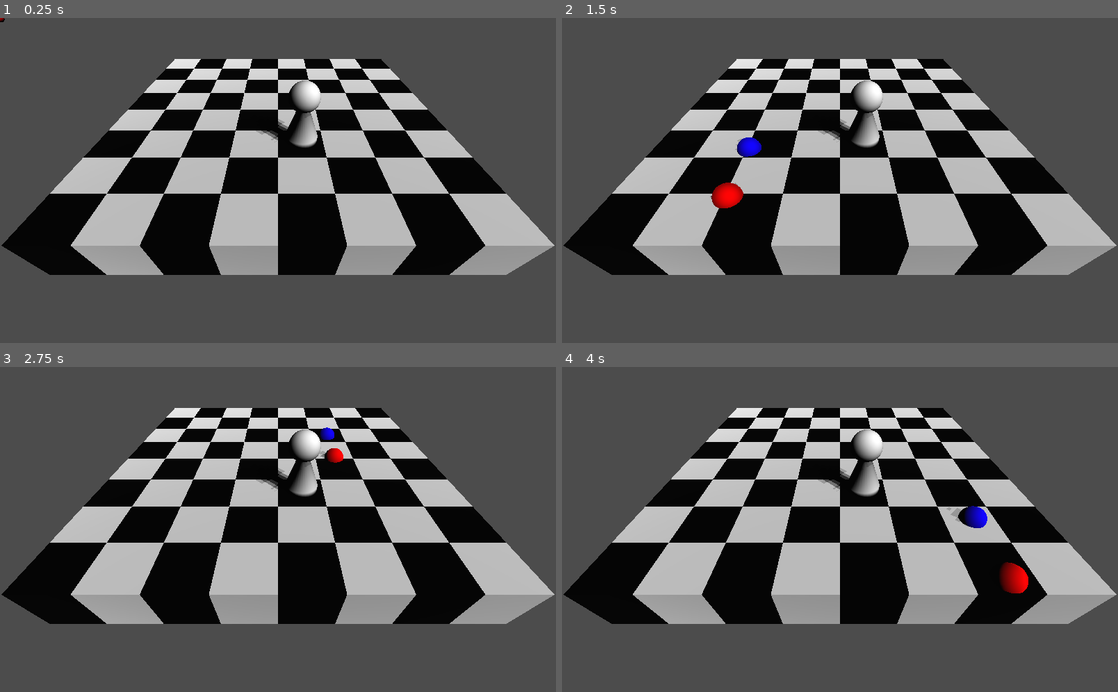
Above: before the commit, frames 1-4 (two rows, left to right).
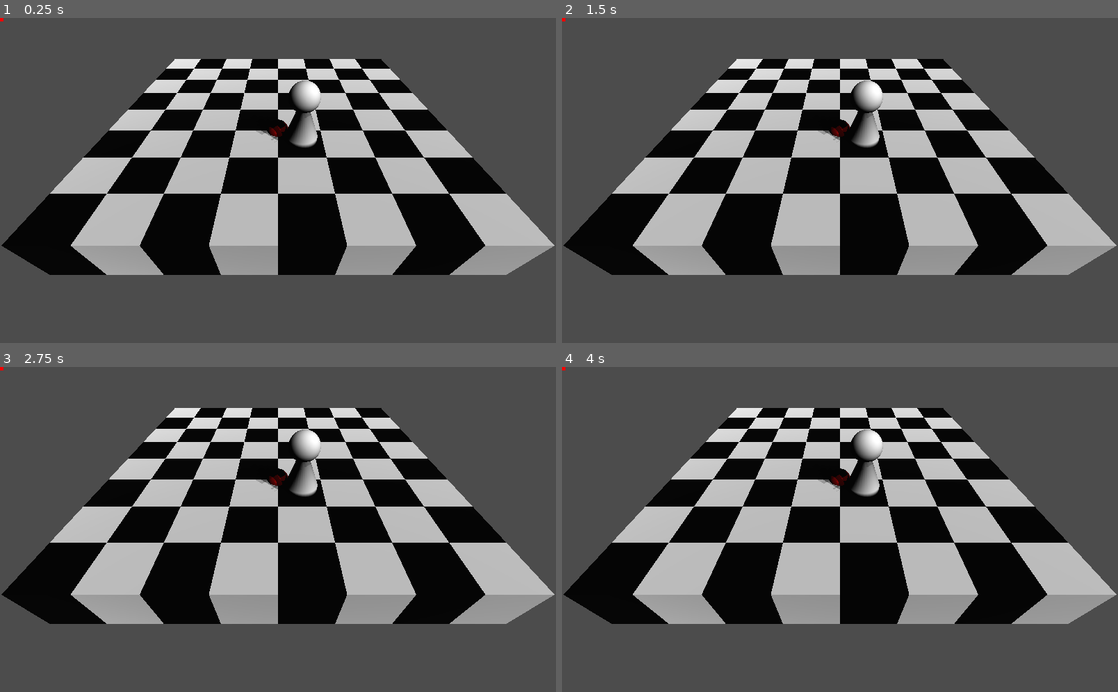
Above: after the commit, the same moments.

Repository: AlexanderWingard/board_game
Game: Godot game, scene res://Main.tscn
Two runs of this game, one before a commit and one after it. Both use one fixed random seed, a clock stepped at 60 frames per second and the inputs below.
Inputs (mouse positions are in pixels of both pictures, inside the frame that each line leads up to):
- Up to frame 1 (0.25 s): no input
- Up to frame 2 (1.5 s): tap Enter at 0.5 s; move the mouse to (962, 164) at 0.52 s; click (962, 164) at 0.67 s; tap Space at 1.25 s; move the mouse to (728, 196) at 1.27 s; click (728, 196) at 1.42 s
- Up to frame 3 (2.75 s): tap Enter at 2 s; move the mouse to (333, 458) at 2.02 s; click (333, 458) at 2.17 s
- Up to frame 4 (4 s): tap Space at 2.75 s; move the mouse to (812, 594) at 2.77 s; click (812, 594) at 2.92 s; tap Enter at 3.5 s; move the mouse to (1006, 578) at 3.52 s; click (1006, 578) at 3.67 s

The runs differ from the first frame. In frame 1, 0.1% of the frame differs, in the area x 0-52%, y 0-37%; in frame 2, 0.7%; in frame 3, 0.3%; in frame 4, 0.8%, in the area x 0-84%, y 0-70%.

Commit message:
Unproject with fake cursor solution

Diff:
--- a/Input.gd
+++ b/Input.gd
@@ -1,28 +1,36 @@
 extends Node
+
+onready var rc = $"../RayCast"
+var fake_mouse_pos = Vector2.ZERO
 
 func _physics_process(delta):
 	var ground_plane = Plane(Vector3.UP, 0)
-	var mouse_pos = get_viewport().get_mouse_position()
-	var from = $"../Camera".project_ray_origin(mouse_pos)
-	var to = from + $"../Camera".project_ray_normal(mouse_pos) * 1000
+	var from = $"../Camera".project_ray_origin(fake_mouse_pos)
+	var to = from + $"../Camera".project_ray_normal(fake_mouse_pos) * 1000
 	var cursor_pos = ground_plane.intersects_ray(from, to)
-	if grabbed:
-		$"../Pawn".global_translation = $"../Cursor/Grab".global_translation
+	if pressed:
+		$"../Pawn".global_translation = cursor_pos
+		$"../ColorRect".rect_position = fake_mouse_pos
 
-	if not cursor_pos:
-		return
-	$"../Cursor".global_transform.origin = cursor_pos
-
-var grabbed = false
+var pressed = false
+var old_mouse_offset = Vector2.ZERO
 func _input(event):
-	if event is InputEventMouseButton and event.button_index == BUTTON_LEFT:
+	if event is InputEventMouseMotion:
+		if pressed:
+			fake_mouse_pos += event.relative
+	elif event is InputEventMouseButton and event.button_index == BUTTON_LEFT:
 		if not event.pressed:
-			grabbed = false
 			Input.mouse_mode = Input.MOUSE_MODE_VISIBLE
+			if pressed:
+				Input.warp_mouse_position(fake_mouse_pos + old_mouse_offset)
+			pressed = false
 
 func _on_Area_input_event(camera, event, position, normal, shape_idx):
 	if event is InputEventMouseButton:
-		grabbed = event.pressed
-		if event.pressed:
-			var grab_point = $"../Pawn".global_transform.origin
-			$"../Cursor/Grab".global_transform.origin = grab_point
+		pressed = event.pressed
+		if not event.pressed:
+			Input.mouse_mode = Input.MOUSE_MODE_VISIBLE
+		else:
+			Input.mouse_mode = Input.MOUSE_MODE_CAPTURED
+			fake_mouse_pos = get_viewport().get_camera().unproject_position($"../Pawn".global_transform.origin)
+			old_mouse_offset = get_viewport().get_mouse_position() - fake_mouse_pos
--- a/Main.tscn
+++ b/Main.tscn
@@ -14,11 +14,14 @@
 [sub_resource type="SpatialMaterial" id=3]
 albedo_color = Color( 1, 0, 0, 1 )
 
-[sub_resource type="SpatialMaterial" id=4]
-albedo_color = Color( 0.054902, 0, 1, 1 )
-
 [node name="Main" type="Spatial"]
 script = ExtResource( 1 )
+
+[node name="RayCast" type="RayCast" parent="."]
+transform = Transform( 1, 0, 0, 0, 1, -8.9407e-08, 0, 8.9407e-08, 1, 0, 3.041, 4.70782 )
+enabled = true
+collide_with_areas = true
+collide_with_bodies = false
 
 [node name="Camera" type="Camera" parent="."]
 transform = Transform( 1, 0, 0, 0, 0.707107, 0.707107, 0, -0.707107, 0.707107, 0, 3.041, 4.70782 )
@@ -43,10 +46,15 @@
 mesh = SubResource( 2 )
 material/0 = SubResource( 3 )
 
-[node name="Grab" type="MeshInstance" parent="Cursor"]
-transform = Transform( 1, 0, 0, 0, 1, 0, 0, 0, 1, 0, 0, -1.35331 )
-mesh = SubResource( 2 )
-skeleton = NodePath("../..")
-material/0 = SubResource( 4 )
+[node name="ColorRect" type="ColorRect" parent="."]
+anchor_left = 0.5
+anchor_top = 0.5
+anchor_right = 0.5
+anchor_bottom = 0.5
+margin_left = -517.0
+margin_top = -305.0
+margin_right = -506.0
+margin_bottom = -294.0
+color = Color( 0.972549, 0, 0, 1 )
 
 [connection signal="input_event" from="Pawn/Area" to="Input" method="_on_Area_input_event"]
--- a/Square.tscn
+++ b/Square.tscn
@@ -4,7 +4,7 @@
 size = Vector3( 1, 1, 1 )
 
 [sub_resource type="BoxShape" id=2]
-extents = Vector3( 0.433, 0.5, 0.428 )
+extents = Vector3( 0.5, 0.5, 0.5 )
 
 [node name="Square" type="Spatial"]
 
Not shown: 1 places in Main.tscn that only renumber resources
